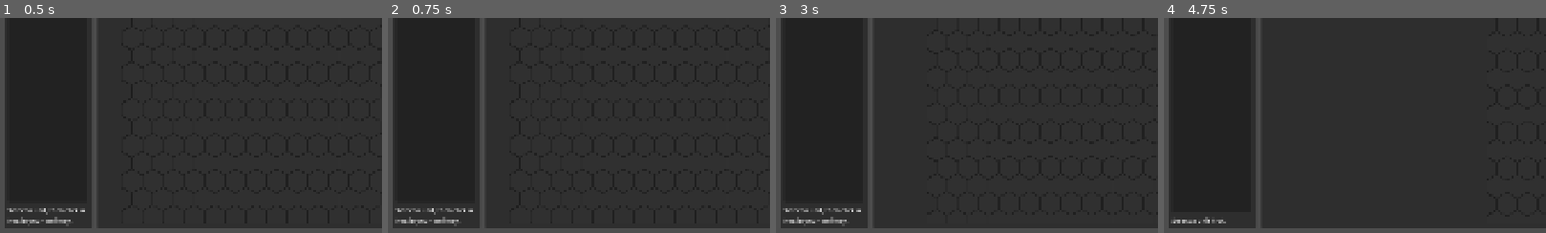
Above: before the commit, frames 1-4 (left to right).
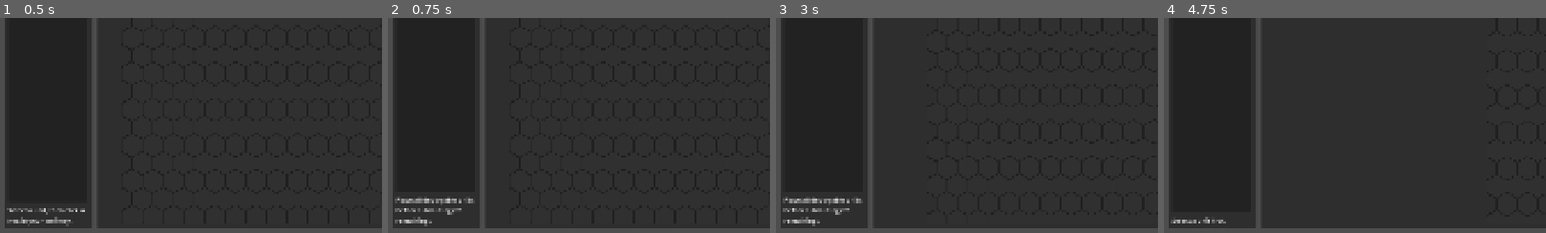
Above: after the commit, the same moments.

Repository: cpt-miche/Combat-Mission-Companion
Game: Godot game, scene res://scenes/deployment/DeploymentScreen.tscn
Same seed, same stepped clock (60 frames per second), same inputs: the game is played once before the commit and once after it. This scene is started directly instead of the project's main scene.
Inputs (mouse positions are % of the whole screen's width and height, from its top left):
- Up to frame 1 (0.5 s): no input
- Up to frame 2 (0.75 s): click "Finish Deployment" at 0.5 s
- Up to frame 3 (3 s): click "Finish Deployment" at 1.25 s; click "Finish Deployment" at 2 s; tap A at 2.75 s; drag from (49, 50) to (60, 28) at 2.77 s
- Up to frame 4 (4.75 s): tap A at 3.5, 4.25 s; drag from (30, 55) to (45, 70) at 3.52 s; move the mouse to (60, 28) at 4.27 s; hold Ctrl from 4.28 s (still down); click (60, 28) at 4.42 s
The pictures show only the part of the screen within x 0-50%, y 50-100%; the shares and areas given below are measured in that part.

Frame 1 is identical in both runs. In frame 2, 0.9% of the frame differs, in the area x 1-23%, y 83-97%; in frame 3, 0.9%; in frame 4, nothing differs.

Commit message:
Fix unplaced deployable tracking rebuild order

Diff:
--- a/scripts/ui/deployment/DeploymentScreen.gd
+++ b/scripts/ui/deployment/DeploymentScreen.gd
@@ -456,11 +456,11 @@
 		_selected_unit_metadata = {}
 	var deployments: Dictionary = GameState.players[_player_index].get("deployments", {})
 	var coordinates_by_unit_id := _deployment_coordinates_by_unit_id(deployments)
-	_unplaced_deployable_unit_ids = _unplaced_deployable_unit_ids_from_coordinates(coordinates_by_unit_id)
 
 	var division_tree = GameState.players[_player_index].get("division_tree", {})
 	var root_item := unit_list.create_item()
 	_build_deployable_unit_tree_items(root_item, division_tree, coordinates_by_unit_id, collapsed_by_unit_id)
+	_unplaced_deployable_unit_ids = _unplaced_deployable_unit_ids_from_coordinates(coordinates_by_unit_id)
 	if preserve_ui_state and not previously_selected_unit_id.is_empty():
 		_restore_selected_unit(previously_selected_unit_id)
 
